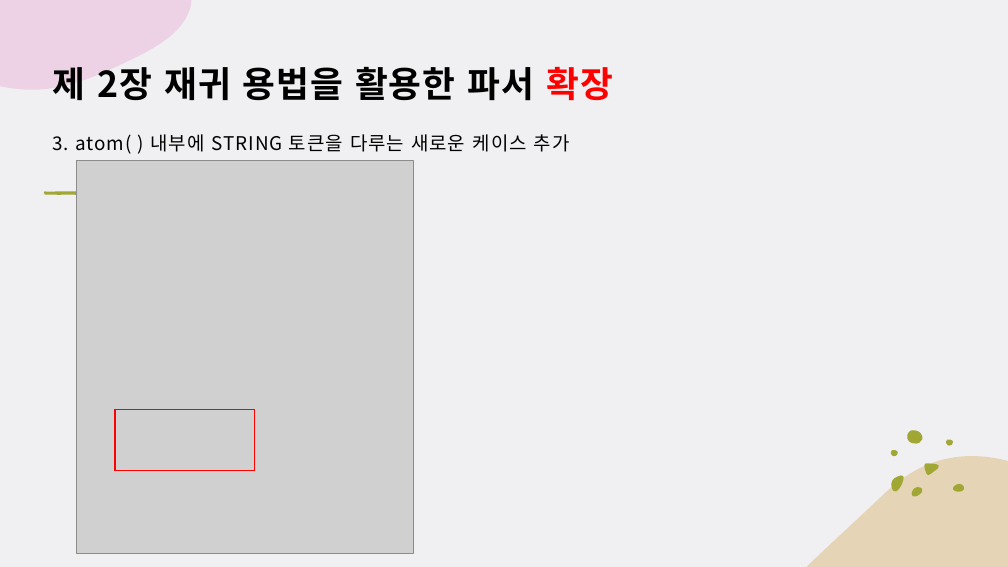
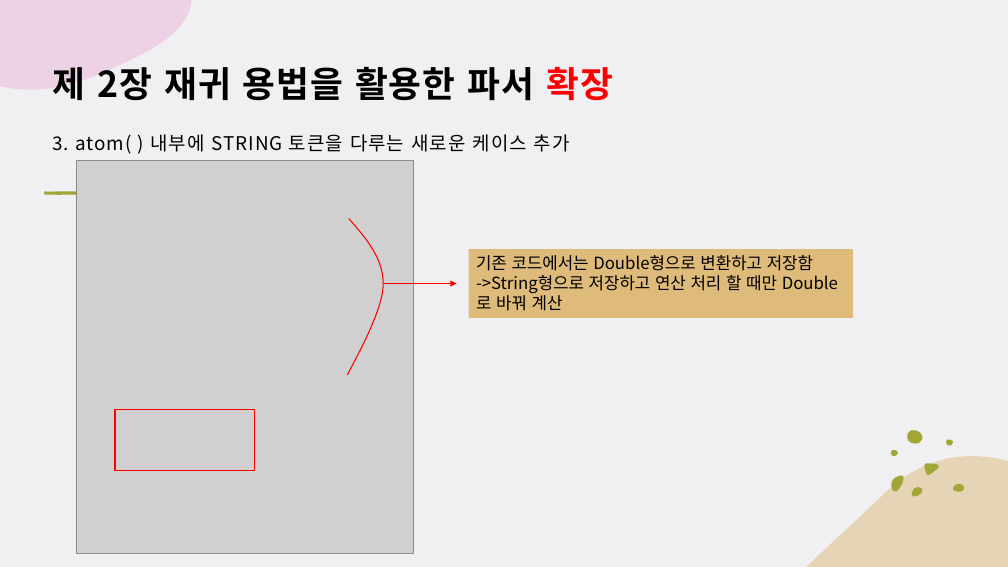
Before and after one commit to chaewon12/art-of-Java, a slide deck: slide 18 of Chapter02/CH02(21.12.27).pptx (slide 17 before the commit). Drawn at 1008x567 pixels with LibreOffice and Linux fonts; fonts in the diff are those of the drawing; grey boxes stand for pictures. Boxes give left, top, right and bottom in pixels: in the first picture for what was removed or moved away, otherwise in the second. Text is boxed around its words. In the diff, an @@ line names an element or a change of style, - is before the commit and + after.

```diff
--- a/Chapter02/CH02(21.12.27).pptx
+++ b/Chapter02/CH02(21.12.27).pptx
@@ freeform shape added at (x1=347, y1=219, x2=383, y2=375), outline #FF0000 1 pt @@
@@ rectangle added at (x1=469, y1=250, x2=853, y2=318), fill #DEBA7B, 16 pt, text #000000 @@
+기존 코드에서는 Double형으로 변환하고 저장함
+->String형으로 저장하고 연산 처리 할 때만 Double로 바꿔 계산
@@ arrow added from (383, 284) to (457, 284), #FF0000 0.5 pt @@
```
Also in this commit, not shown: 14 other slides changed, 1 slide added, 1 slide removed, 2 other files.
